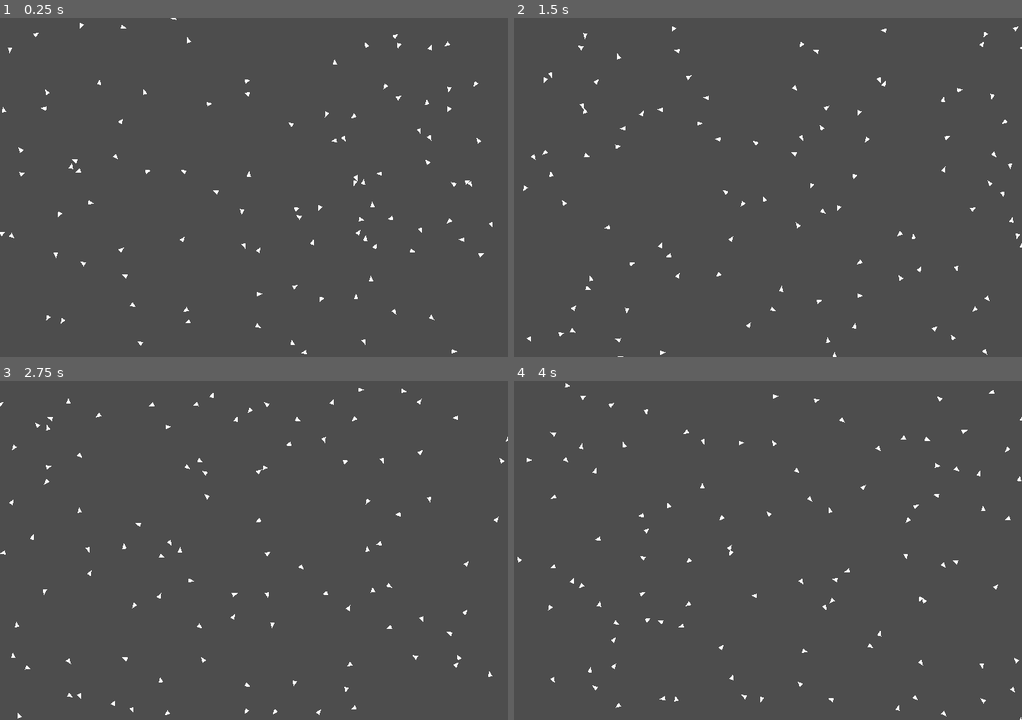
Above: before the commit, frames 1-4 (two rows, left to right).
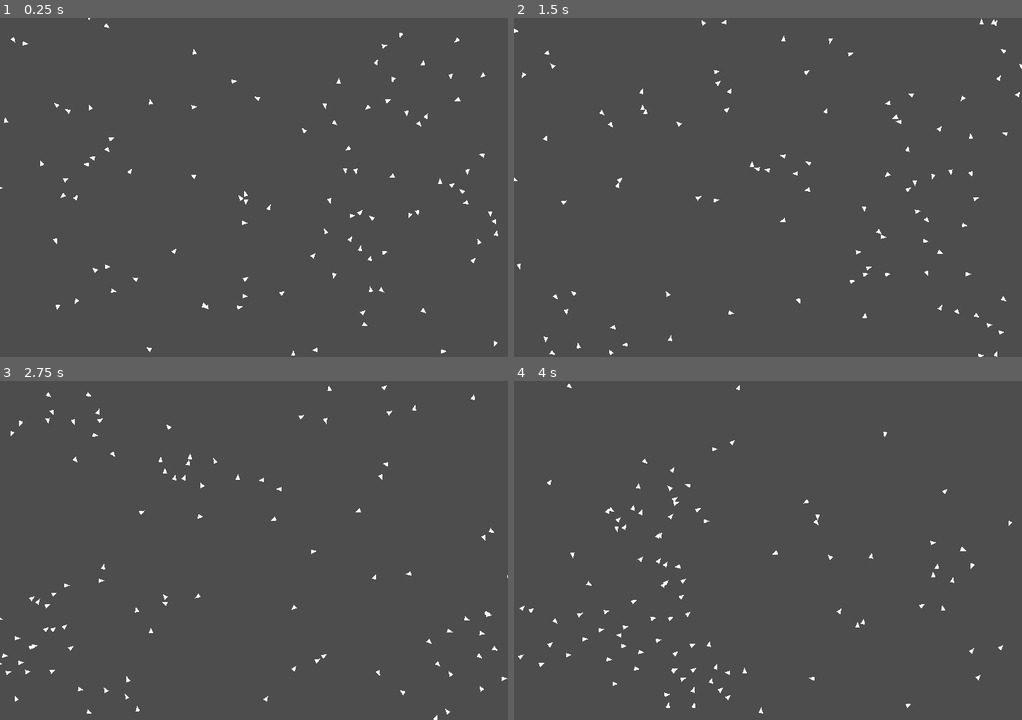
Above: after the commit, the same moments.

Repository: VeilLight/Boids
Game: Godot game, scene res://boids2d/boids_2d.tscn
The game is run twice, just before and just after one commit, with the same random seed, the same clock (stepped at 60 frames per second) and the same inputs.
Inputs:
- Up to frame 1 (0.25 s): no input
- Up to frame 2 (1.5 s): no input
- Up to frame 3 (2.75 s): no input
- Up to frame 4 (4 s): no input

The runs differ from the first frame. In frame 1, 1.4% of the frame differs, in the area x 0-99%, y 0-100%; in frame 2, 1.4%; in frame 3, 1.4%; in frame 4, 1.5%, in the area x 0-100%, y 0-100%.

Commit message:
Add alignment principle

Diff:
--- a/boids2d/boid.gd
+++ b/boids2d/boid.gd
@@ -1,7 +1,7 @@
 extends Polygon2D
 
 # The distance at which boids are able to see each other.
-const NEIGHBOURHOOD_DISTANCE = 50
+const NEIGHBOURHOOD_DISTANCE = 25
 
 var screen_width = 0
 var screen_height = 0
@@ -43,6 +43,9 @@
 	elif position.y < 0:
 		set_position(Vector2(position.x, screen_height))
 
+func get_velocity():
+	return velocity
+
 func update_velocity(_velocity: Vector2):
 	velocity += _velocity
 
--- a/boids2d/boid.tscn
+++ b/boids2d/boid.tscn
@@ -9,5 +9,5 @@
 polygon = PackedVector2Array(0.5, 0, 0.9, 1, 0.1, 1)
 vertex_colors = PackedColorArray(1, 1, 1, 1, 1, 1, 1, 1, 1, 1, 1, 1)
 script = ExtResource("1_wo7nb")
-metadata/max_speed = 5
-metadata/min_speed = 3
+metadata/max_speed = 3
+metadata/min_speed = 2
--- a/boids2d/boids_2d.gd
+++ b/boids2d/boids_2d.gd
@@ -2,11 +2,17 @@
 
 # The size of the flock, a.k.a the total number of boids
 const FLOCK_SIZE = 100
+
 # Represents by how much a boid will turn away from neighbours.
-# The lower the number the higher the turn aggravates.
+# The lower the number, the higher the turn gets.
 const SEPARATION_FACTOR = 200
+
+# Represents by how much a boid will align with its neighbours directions.
+# The lower the number, the higher the alignment gets.
+const ALIGNMENT_FACTOR = 18
+
 # The amount of approximation towards the neighbours center of mass.
-# The lower the number the higher the approximation gets.
+# The lower the number, the higher the approximation gets.
 const COHESION_FACTOR = 500
 
 var boid_scene = preload("res://boids2d/boid.tscn")
@@ -38,14 +44,35 @@
 	for b in flock:
 		if b == boid:
 			continue
+
 		var to_other = boid.position - b.position
-		if to_other.length() < boid.NEIGHBOURHOOD_DISTANCE:
-			separation += to_other
+		if to_other.length() > boid.NEIGHBOURHOOD_DISTANCE:
+			continue
+
+		separation += to_other
 
 	return separation / SEPARATION_FACTOR
 
 func _apply_alignment(boid):
-	return Vector2()
+	var avg_neighbours_velocities = Vector2()
+	var neighbours = 0
+
+	for b in flock:
+		if b == boid:
+			continue
+
+		var distance = boid.position.distance_to(b.position)
+		if distance > boid.NEIGHBOURHOOD_DISTANCE:
+			continue
+
+		avg_neighbours_velocities += b.get_velocity()
+		neighbours += 1
+
+	if neighbours == 0:
+		return Vector2()
+
+	var avg_velocity = avg_neighbours_velocities / neighbours
+	return (avg_velocity - boid.get_velocity()) / ALIGNMENT_FACTOR
 
 func _apply_cohesion(boid):
 	var avg_neighbours_positions = Vector2()
@@ -54,13 +81,16 @@
 	for b in flock:
 		if b == boid:
 			continue
+
 		var distance = boid.position.distance_to(b.position)
-		if distance < boid.NEIGHBOURHOOD_DISTANCE:
-			avg_neighbours_positions += b.position
-			neighbours += 1
+		if distance > boid.NEIGHBOURHOOD_DISTANCE:
+			continue
 
-	if neighbours > 0:
-		var center_of_mass_position = avg_neighbours_positions / neighbours
-		return (center_of_mass_position - boid.position) / COHESION_FACTOR
+		avg_neighbours_positions += b.position
+		neighbours += 1
 
-	return Vector2()
+	if neighbours == 0:
+		return Vector2()
+
+	var center_of_mass_position = avg_neighbours_positions / neighbours
+	return (center_of_mass_position - boid.position) / COHESION_FACTOR
